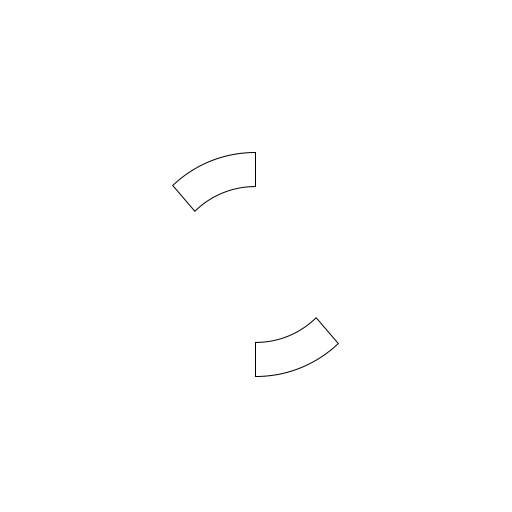
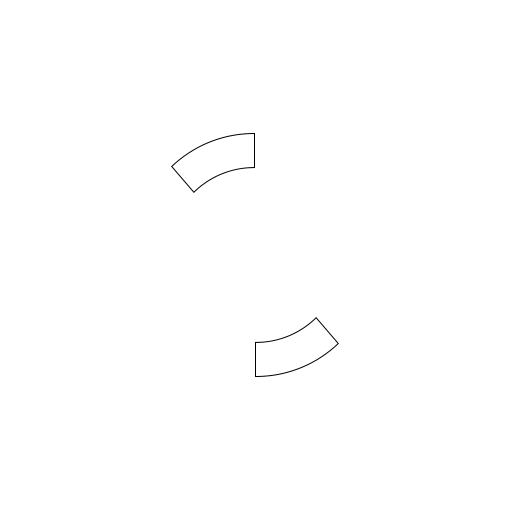
The second 512px x 512px image is a revision of the first. Changes to its layers:
painted on "Rectangle 1" over [171, 133, 256, 212]
